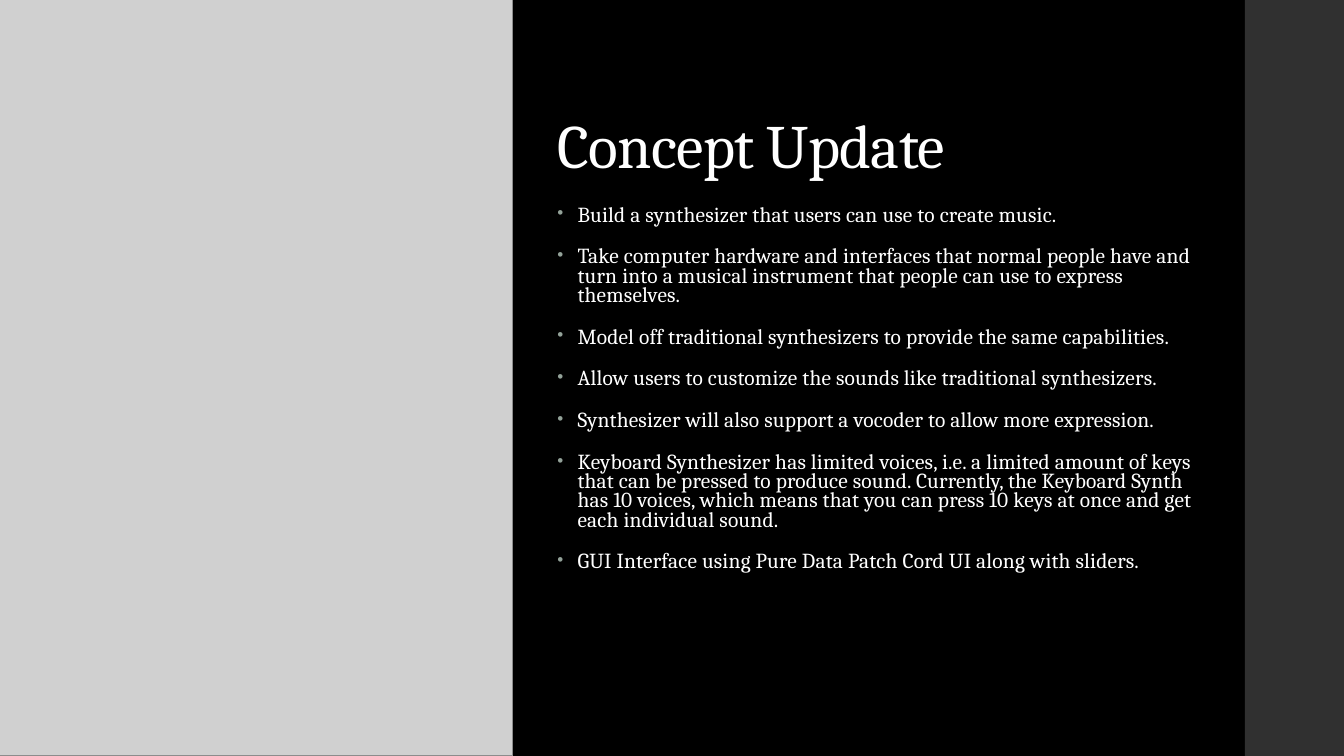
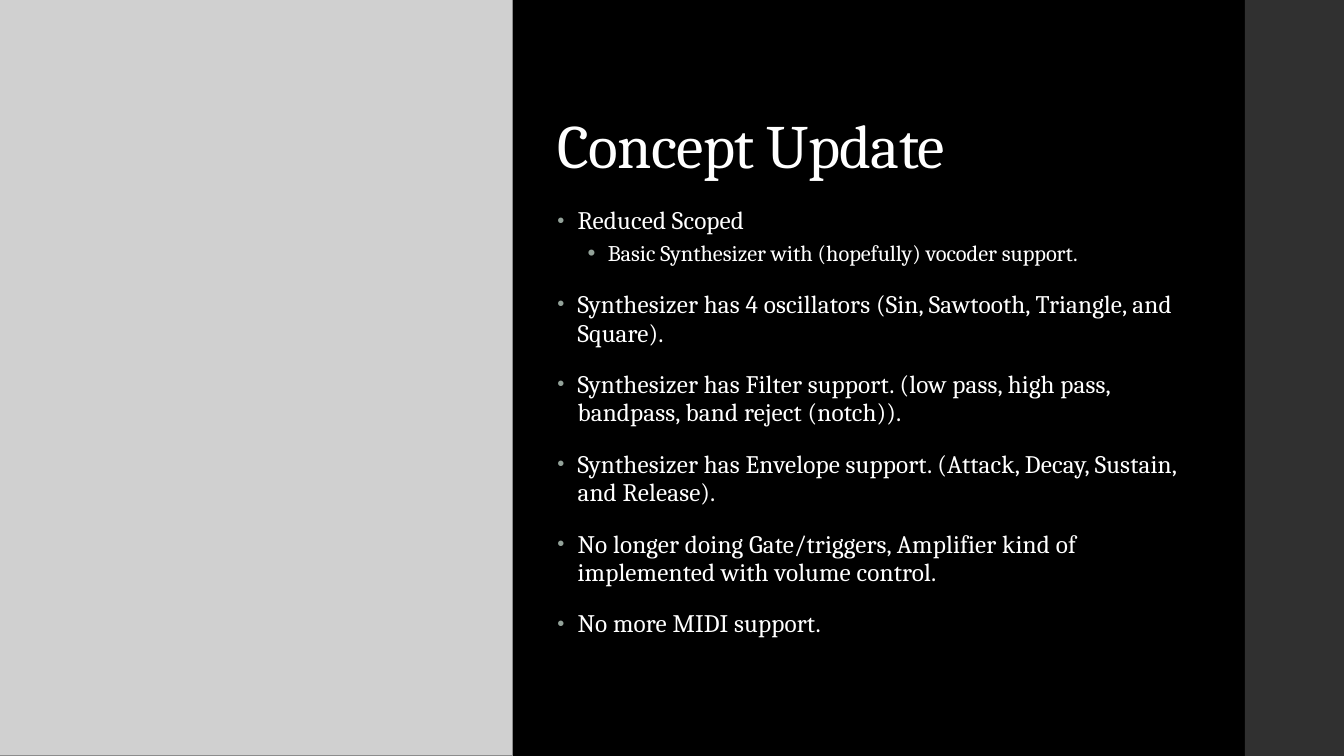
Before and after one commit to TheJMaster28/Pure-Data-Synth, a slide deck: slide 2 of Progress-Check/Concept_Sketch_Pres.pptx. Drawn at 1344x756 pixels with LibreOffice and Linux fonts; fonts in the diff are those of the drawing; grey boxes stand for pictures. Boxes give left, top, right and bottom in pixels: in the first picture for what was removed or moved away, otherwise in the second. Text is boxed around its words. In the diff, an @@ line names an element or a change of style, - is before the commit and + after.

```diff
--- a/Progress-Check/Concept_Sketch_Pres.pptx
+++ b/Progress-Check/Concept_Sketch_Pres.pptx
@@ text at box(578, 211, 1177, 638): text changed; size 15.3 to 18 pt @@
-• Build a synthesizer that users can use to create music.
-• Take computer hardware and interfaces that normal people have and turn into a musical instrument that people can use to express themselves.
-• Model off traditional synthesizers to provide the same capabilities.
-• Allow users to customize the sounds like traditional synthesizers.
-• Synthesizer will also support a vocoder to allow more expression.
-• Keyboard Synthesizer has limited voices, i.e. a limited amount of keys that can be pressed to produce sound. Currently, the Keyboard Synth has 10 voices, which means that you can press 10 keys at once and get each individual sound.
-• GUI Interface using Pure Data Patch Cord UI along with sliders.
+• Reduced Scoped
+  • Basic Synthesizer with (hopefully) vocoder support.
+• Synthesizer has 4 oscillators (Sin, Sawtooth, Triangle, and Square).
+• Synthesizer has Filter support. (low pass, high pass, bandpass, band reject (notch)).
+• Synthesizer has Envelope support. (Attack, Decay, Sustain, and Release).
+• No longer doing Gate/triggers, Amplifier kind of implemented with volume control.
+• No more MIDI support.
```
Also in this commit, not shown: 2 other slides changed, 1 slide removed, 4 other files.
